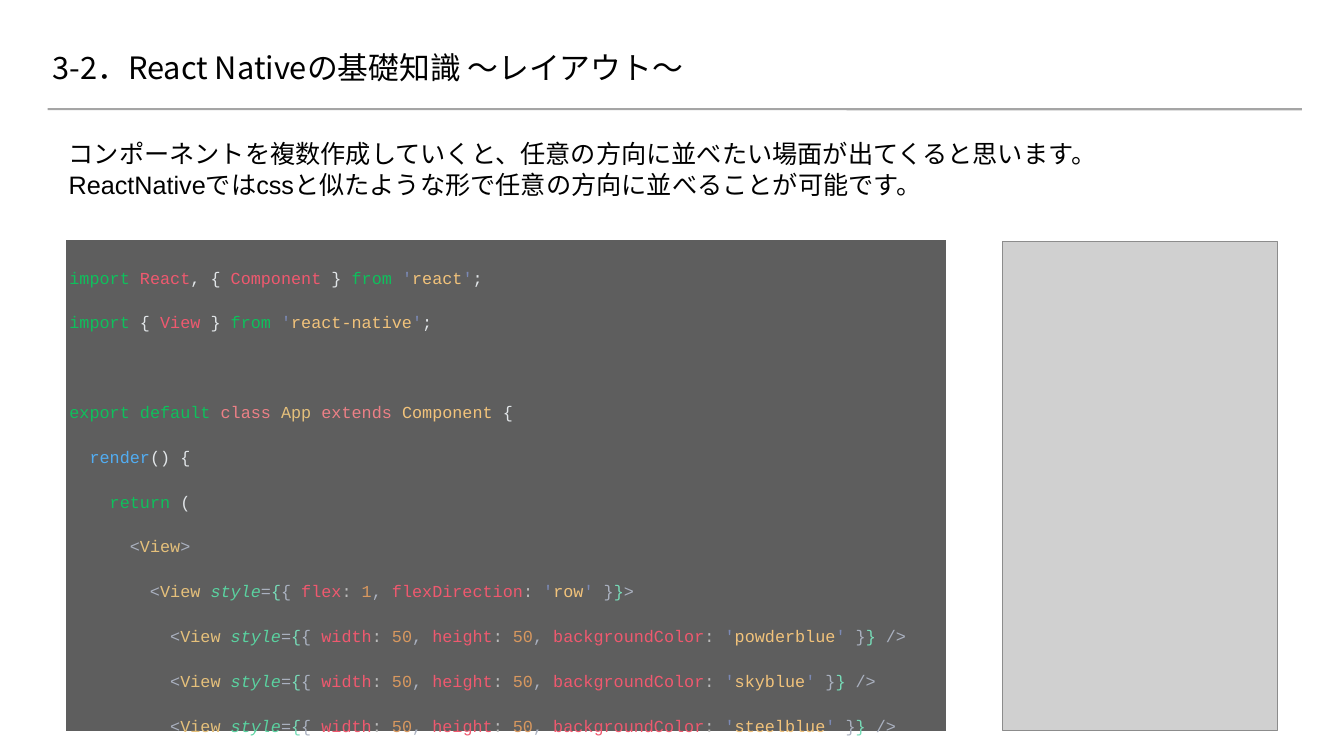
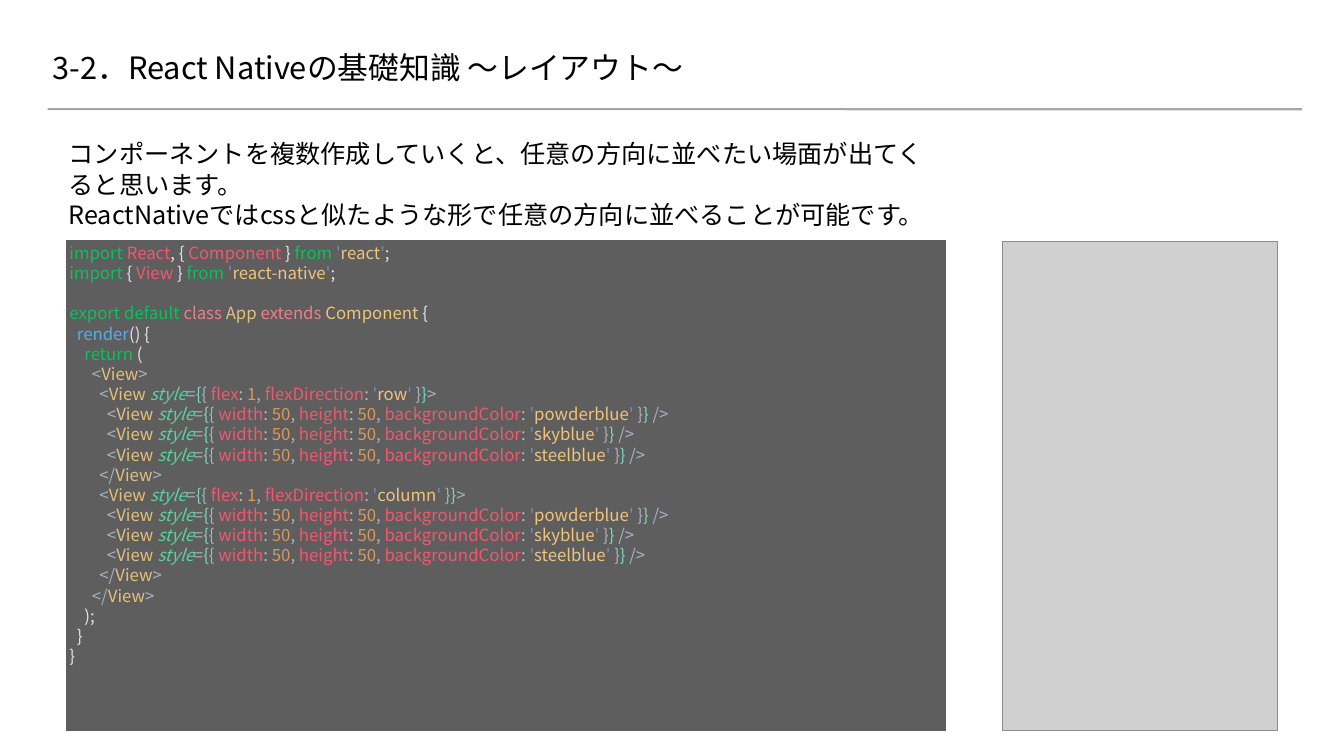
Before and after one commit to 2018SYSTEMI34/diary, a slide deck: slide 9 of doc/02_SlideShare/01.ネタ/３_ReactNative基礎知識/react-native.pptx. Drawn at 1344x756 pixels with LibreOffice and Linux fonts; fonts in the diff are those of the drawing; grey boxes stand for pictures; background and template pictures are left out. Boxes give left, top, right and bottom in pixels: in the first picture for what was removed or moved away, otherwise in the second. Text is boxed around its words. In the diff, an @@ line names an element or a change of style, - is before the commit and + after.

```diff
--- a/doc/02_SlideShare/01.ネタ/３_ReactNative基礎知識/react-native.pptx
+++ b/doc/02_SlideShare/01.ネタ/３_ReactNative基礎知識/react-native.pptx
@@ text "コンポーネントを複数作成していくと、任意の方向に並べたい場面が出てくると思います。" at bbox=[69, 141, 923, 196]: font Arial to Noto Sans CJK JP @@
@@ rectangle "import React, { Component } ..." at bbox=[65, 238, 949, 734]: font Courier New to Noto Sans CJK JP; line spacing 32pt to 1 @@
```
Also in this commit, not shown: 14 other slides changed, 1 slide removed.
